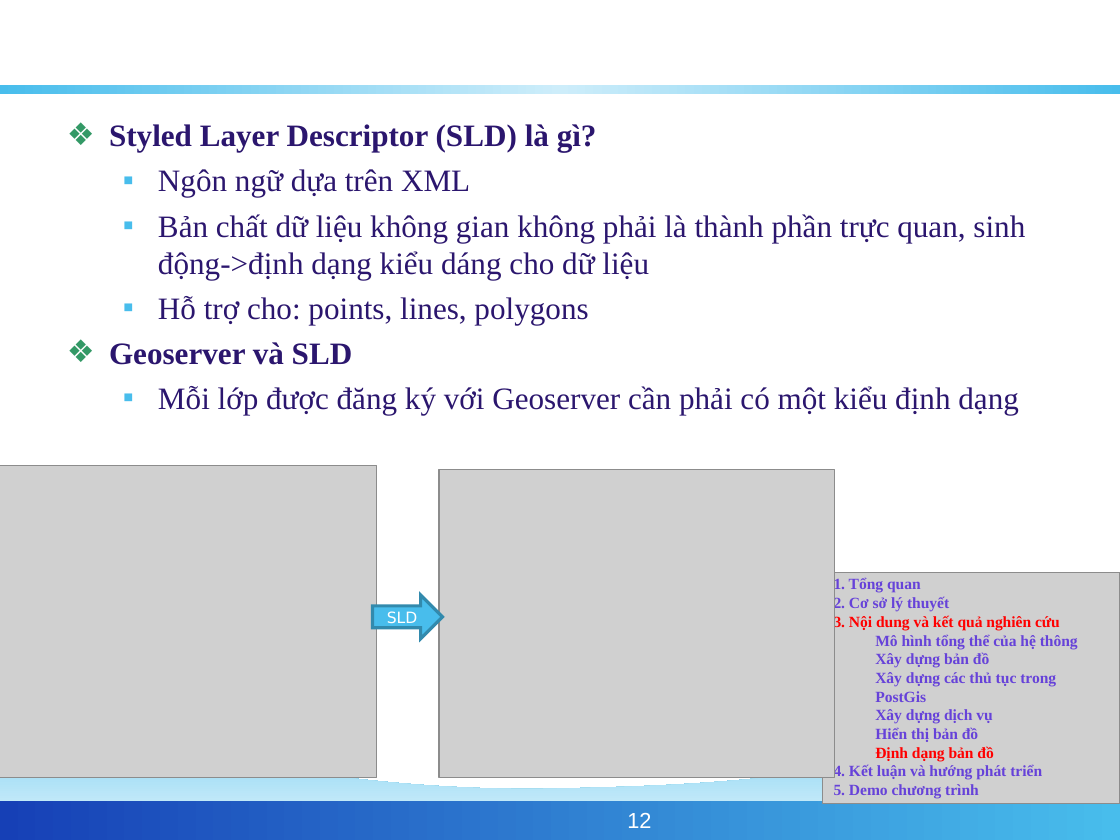
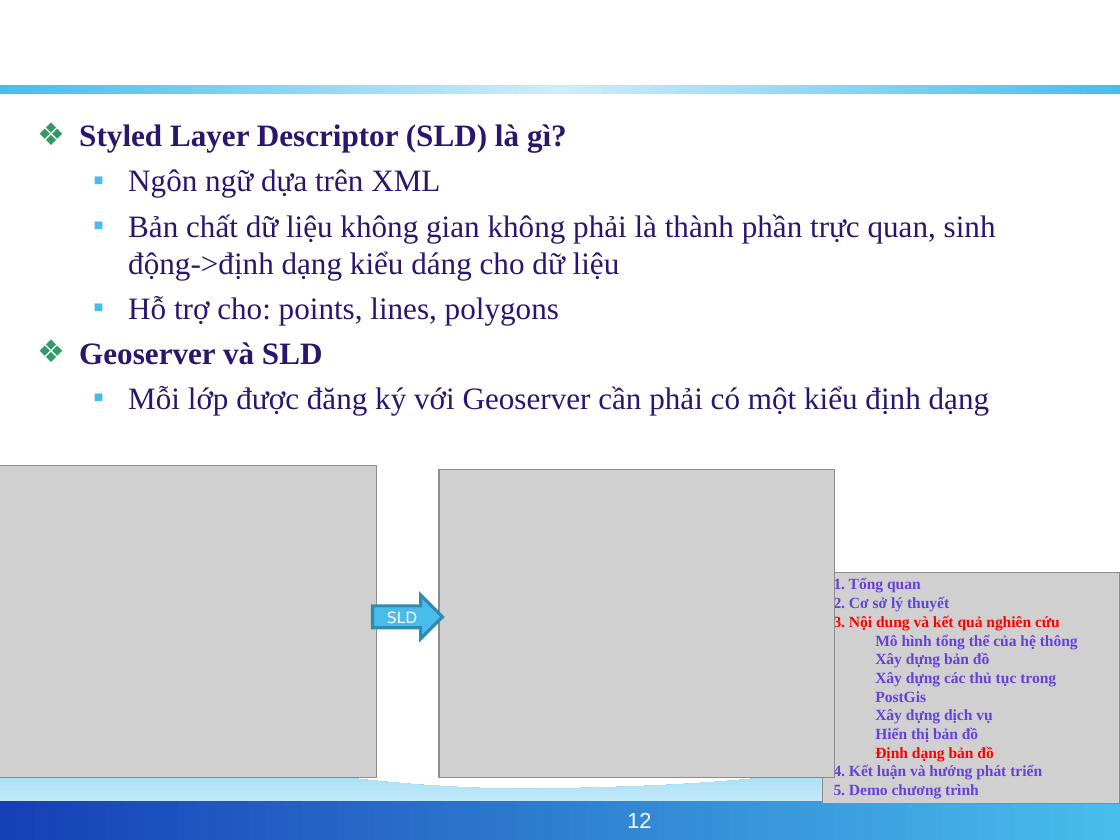
Before and after one commit to phamngsinh/cantho-webgis, a slide deck: slide 12 of Document/Bao Cao/BaoCaoLuanVan.ppt. Drawn at 1120x840 pixels with LibreOffice and Linux fonts; fonts in the diff are those of the drawing; grey boxes stand for pictures; background and template pictures are left out. Boxes give left, top, right and bottom in pixels: in the first picture for what was removed or moved away, otherwise in the second. Text is boxed around its words. In the diff, an @@ line names an element or a change of style, - is before the commit and + after.

```diff
--- a/Document/Bao Cao/BaoCaoLuanVan.ppt
+++ b/Document/Bao Cao/BaoCaoLuanVan.ppt
@@ text "Styled Layer Descriptor (SLD) là ...": place and size @@
-text "Styled Layer Descriptor (SLD) là ..." at <box>109,124,1025,415</box>
+text "Styled Layer Descriptor (SLD) là ..." at <box>79,124,996,415</box>
```
Also in this commit, not shown: 18 other slides changed.
